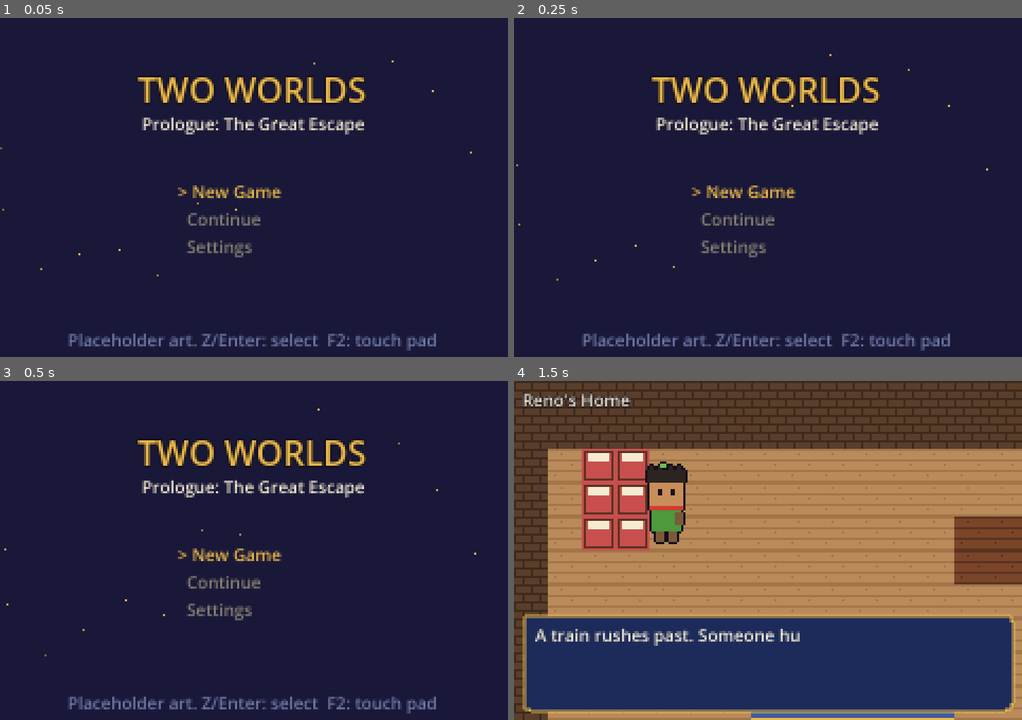
Above: before the commit, frames 1-4 (two rows, left to right).
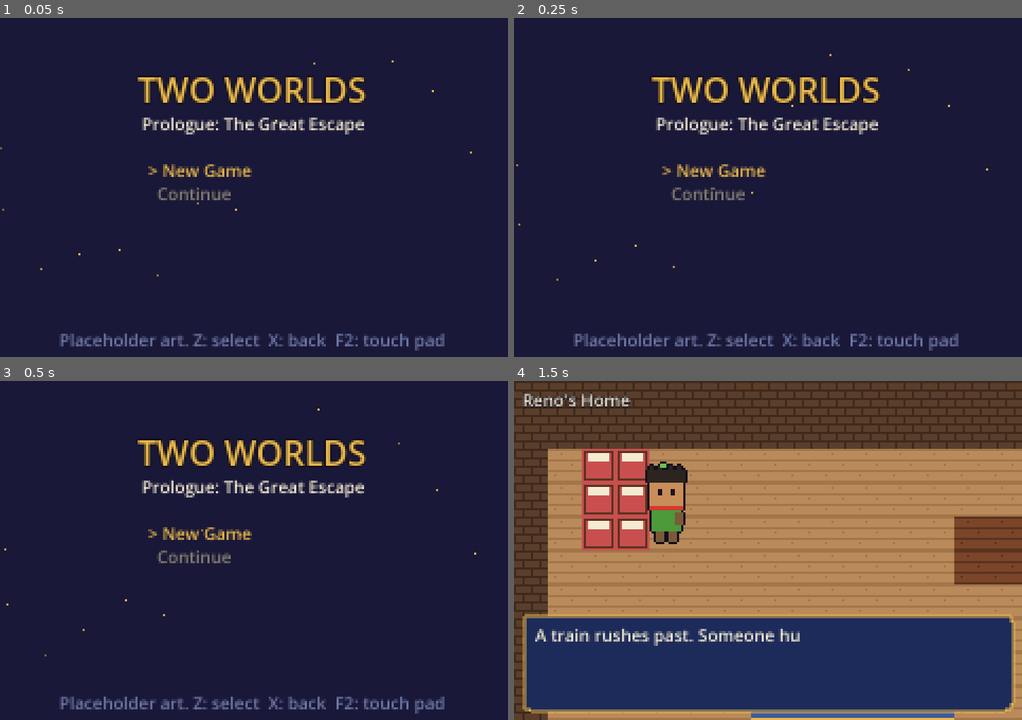
Above: after the commit, the same moments.

Repository: danrigor-ops/Two-worlds-rpg
Game: Godot game, scene res://scenes/boot.tscn
The game is run twice, just before and just after one commit, with the same random seed, the same clock (stepped at 60 frames per second) and the same inputs.
Inputs (mouse positions are in pixels of both pictures, inside the frame that each line leads up to):
- Up to frame 1 (0.05 s): no input
- Up to frame 2 (0.25 s): no input
- Up to frame 3 (0.5 s): no input
- Up to frame 4 (1.5 s): tap Enter at 0.5 s; move the mouse to (879, 533) at 0.52 s; hold Right (move_right) 0.53-1.25 s; tap Z (confirm) at 0.6 s; click (879, 533) at 0.67 s; tap Space at 0.77 s; drag from (666, 567) to (742, 618) at 1.27 s

The runs differ from the first frame. In frame 1, 3.1% of the frame differs, in the area x 11-88%, y 43-99%; in frame 2, 3.1%; in frame 3, 3.1%; in frame 4, nothing differs.

Commit message:
Add save slots, autosave and inventory rules (build step 6)
Three manual slots plus autosave with atomic writes, checksums and full
validation before anything is replaced. Export and import. Title Continue
and a System menu tab with timing-window and diagonal-movement settings.
All-or-nothing buying, half-price selling, key items that can't be sold
or stacked, and candies usable from the menu. New-game stats are now
whole numbers.

Co-Authored-By: Claude Opus 5.5 <noreply@anthropic.com>
Claude-Session: https://claude.ai/code/session_013j47NV2emoXWr5vyocyrVR

Diff:
--- a/autoload/game_state.gd
+++ b/autoload/game_state.gd
@@ -37,7 +37,7 @@
 	var quests := {}
 	for q: Dictionary in JsonUtil.load_dict(QUESTS_PATH).get("quests", []):
 		quests[q["id"]] = q.get("start", "locked")
-	return {
+	var d := {
 		"version": SCHEMA_VERSION,
 		"chapter": "prologue",
 		"map_id": NEW_GAME_MAP,
@@ -56,6 +56,8 @@
 		"playtime_sec": 0.0,
 		"settings": {"diagonal_movement": true, "timing_window_scale": 1.0, "instant_text": false},
 	}
+	_normalize(d)   # content JSON gives floats; stats are whole numbers
+	return d
 
 
 # --- Flags -------------------------------------------------------------------
@@ -160,6 +162,8 @@
 
 ## Adds (or with a negative n removes) consumables. Never goes below 0 or above the cap.
 func add_item(item_id: String, n: int = 1) -> bool:
+	if item_defs().get(item_id, {}).get("kind", "") == "key":
+		return false   # key items live in key_items and can't be stacked, used up or sold
 	var now := item_count(item_id)
 	var next := now + n
 	if next < 0 or next > STACK_CAP:
@@ -169,6 +173,51 @@
 	else:
 		data["inventory"][item_id] = next
 	return true
+
+
+## Buying is all-or-nothing: either money and items both change, or neither.
+func buy(item_id: String, price_cents: int, n: int = 1) -> bool:
+	var total := price_cents * n
+	var cents := int(data["wallet"]["human_cents"])
+	if n <= 0 or price_cents < 0 or total > cents or item_count(item_id) + n > STACK_CAP:
+		return false
+	if not add_item(item_id, n):
+		return false
+	data["wallet"]["human_cents"] = cents - total
+	return true
+
+
+## Ordinary shop goods sell for half price, rounded down. Key items can't be sold.
+func sell(item_id: String, price_cents: int, n: int = 1) -> bool:
+	if n <= 0 or item_count(item_id) < n or item_defs().get(item_id, {}).get("kind", "") == "key":
+		return false
+	add_item(item_id, -n)
+	data["wallet"]["human_cents"] = int(data["wallet"]["human_cents"]) + (price_cents / 2) * n
+	return true
+
+
+## Uses a healing item outside battle on the member with the lowest HP share.
+## Returns "" on success, or the reason it couldn't be used.
+func use_heal_item(item_id: String) -> String:
+	var heal := int(item_defs().get(item_id, {}).get("heal_hp", 0))
+	if heal <= 0:
+		return "That can't be used here."
+	if item_count(item_id) <= 0:
+		return "None left."
+	var target := ""
+	var best := 2.0
+	for id: String in party():
+		var m: Dictionary = data["members"][id]
+		var share := float(m["hp"]) / float(m["max_hp"])
+		if share < best:
+			best = share
+			target = id
+	if best >= 1.0:
+		return "Everyone is already full of energy."
+	add_item(item_id, -1)
+	var m: Dictionary = data["members"][target]
+	m["hp"] = mini(int(m["max_hp"]), int(m["hp"]) + heal)
+	return ""
 
 
 func add_dewdrops(n: int) -> bool:
--- /dev/null
+++ b/autoload/saves.gd
@@ -0,0 +1,143 @@
+extends Node
+## Save slots: three manual slots plus one autosave, as JSON files.
+##
+## Writes go to a temporary file first and are renamed over the old file
+## only after they are complete, so a crash can't leave a half-written slot.
+## Every file carries a checksum; loading checks it and validates the state
+## before replacing anything. A bad file is rejected and nothing changes.
+
+const FORMAT := "two-worlds-save"
+const SLOTS := ["auto", "1", "2", "3"]
+
+var save_dir := "user://saves/"
+var export_dir := "user://exports/"
+var import_path := "user://import.json"
+
+
+func slot_path(slot: String) -> String:
+	return save_dir + ("autosave" if slot == "auto" else "slot_" + slot) + ".json"
+
+
+func has_save(slot: String) -> bool:
+	return FileAccess.file_exists(slot_path(slot))
+
+
+func any_save() -> bool:
+	return SLOTS.any(has_save)
+
+
+## Builds the file contents for the current state.
+func pack() -> String:
+	var state := GameState.to_dict()
+	# Checksum the state as it will read back (JSON numbers become floats).
+	var body := JSON.stringify(JSON.parse_string(JSON.stringify(state)), "", true)
+	var map_name: String = MapData.load_map(state["map_id"]).name if MapData.exists(state["map_id"]) else state["map_id"]
+	return JSON.stringify({
+		"format": FORMAT,
+		"version": GameState.SCHEMA_VERSION,
+		"saved_at": int(Time.get_unix_time_from_system()),
+		"summary": {"map": map_name, "playtime_sec": int(state["playtime_sec"]), "leader": state["leader"]},
+		"checksum": body.sha256_text(),
+		"state": state,
+	}, "  ", true)
+
+
+## Checks file contents. Returns [errors, state].
+func unpack(text: String) -> Array:
+	var parsed: Variant = JSON.parse_string(text)
+	if typeof(parsed) != TYPE_DICTIONARY:
+		return [["not a JSON save file"], {}]
+	var d: Dictionary = parsed
+	if d.get("format") != FORMAT:
+		return [["not a Two Worlds save"], {}]
+	if typeof(d.get("state")) != TYPE_DICTIONARY:
+		return [["save has no game state"], {}]
+	var state: Dictionary = d["state"]
+	var errors: Array[String] = []
+	if JSON.stringify(state, "", true).sha256_text() != d.get("checksum", ""):
+		errors.append("checksum does not match (the file was changed or damaged)")
+	errors.append_array(GameState.validate(GameState.migrate(state.duplicate(true))))
+	return [errors, state]
+
+
+func save(slot: String) -> Array[String]:
+	if slot not in SLOTS:
+		return ["unknown slot %s" % slot]
+	return _write(slot_path(slot), pack())
+
+
+func autosave() -> Array[String]:
+	return save("auto")
+
+
+func load_slot(slot: String) -> Array[String]:
+	if not has_save(slot):
+		return ["slot %s is empty" % slot]
+	return load_text(FileAccess.get_file_as_string(slot_path(slot)))
+
+
+## Validates first; only a good save replaces the current state.
+func load_text(text: String) -> Array[String]:
+	var r := unpack(text)
+	var errors: Array[String] = []
+	errors.assign(r[0])
+	if not errors.is_empty():
+		return errors
+	return GameState.load_from_dict(r[1])
+
+
+func summary(slot: String) -> String:
+	if not has_save(slot):
+		return "(empty)"
+	var r := unpack(FileAccess.get_file_as_string(slot_path(slot)))
+	if not (r[0] as Array).is_empty():
+		return "(damaged)"
+	var d: Dictionary = JSON.parse_string(FileAccess.get_file_as_string(slot_path(slot)))
+	var s: Dictionary = d.get("summary", {})
+	var t := int(s.get("playtime_sec", 0))
+	return "%s  %d:%02d" % [s.get("map", "?"), t / 3600, (t / 60) % 60]
+
+
+## Copies a slot to the exports folder. Returns [errors, absolute path].
+func export_slot(slot: String) -> Array:
+	if not has_save(slot):
+		return [["slot %s is empty" % slot], ""]
+	var path := export_dir + "two-worlds-%s.json" % ("autosave" if slot == "auto" else "slot-" + slot)
+	var errors := _write(path, FileAccess.get_file_as_string(slot_path(slot)))
+	return [errors, ProjectSettings.globalize_path(path)]
+
+
+## Imports a save file into a slot. The slot is only replaced if the file
+## is a valid save.
+func import_into(slot: String, text: String) -> Array[String]:
+	var r := unpack(text)
+	var errors: Array[String] = []
+	errors.assign(r[0])
+	if not errors.is_empty():
+		return errors
+	return _write(slot_path(slot), text)
+
+
+func _write(path: String, text: String) -> Array[String]:
+	DirAccess.make_dir_recursive_absolute(path.get_base_dir())
+	var tmp := path + ".tmp"
+	var f := FileAccess.open(tmp, FileAccess.WRITE)
+	if f == null:
+		return ["can't write %s (%s)" % [tmp, error_string(FileAccess.get_open_error())]]
+	f.store_string(text)
+	f.close()
+	if FileAccess.get_file_as_string(tmp) != text:
+		DirAccess.remove_absolute(tmp)
+		return ["write check failed for %s" % path]
+	if FileAccess.file_exists(path):
+		DirAccess.remove_absolute(path)
+	var err := DirAccess.rename_absolute(tmp, path)
+	if err != OK:
+		return ["can't replace %s (%s)" % [path, error_string(err)]]
+	return []
+
+
+func delete_all() -> void:
+	for slot in SLOTS:
+		if has_save(slot):
+			DirAccess.remove_absolute(slot_path(slot))
--- a/project.godot
+++ b/project.godot
@@ -17,6 +17,7 @@
 InputManager="*res://autoload/input_manager.gd"
 Assets="*res://autoload/assets.gd"
 Quests="*res://autoload/quests.gd"
+Saves="*res://autoload/saves.gd"
 
 [display]
 
--- a/scripts/core/title.gd
+++ b/scripts/core/title.gd
@@ -1,11 +1,12 @@
 extends Control
 ## Title screen: New Game, Continue, Settings.
 
-const ITEMS := [
-	{"label": "New Game", "enabled": true, "note": ""},
-	{"label": "Continue", "enabled": false, "note": "Saving arrives in build step 6."},
-	{"label": "Settings", "enabled": false, "note": "Settings arrive in a later step."},
+const MAIN := [
+	{"label": "New Game", "enabled": true, "note": "", "value": "new"},
+	{"label": "Continue", "enabled": true, "note": "No saves yet.", "value": "continue"},
 ]
+
+var ITEMS: Array = []
 
 var index := 0
 var _labels: Array[Label] = []
@@ -16,6 +17,8 @@
 
 func _ready() -> void:
 	InputManager.set_base_mode(InputManager.Mode.TITLE)
+	ITEMS = MAIN.duplicate(true)
+	ITEMS[1]["enabled"] = Saves.any_save()
 	var bg := ColorRect.new()
 	bg.color = Color("#1a1838")
 	bg.size = Vector2(240, 160)
@@ -44,22 +47,22 @@
 	sub.size = Vector2(240, 12)
 	add_child(sub)
 
-	for i in ITEMS.size():
+	for i in 5:
 		var l := Label.new()
-		l.position = Vector2(84, 76 + i * 13)
-		l.size = Vector2(90, 12)
+		l.position = Vector2(70, 66 + i * 11)
+		l.size = Vector2(150, 11)
 		l.mouse_filter = Control.MOUSE_FILTER_STOP
 		l.gui_input.connect(_on_item_input.bind(i))
 		add_child(l)
 		_labels.append(l)
 	_note = Label.new()
 	_note.horizontal_alignment = HORIZONTAL_ALIGNMENT_CENTER
-	_note.position = Vector2(0, 120)
+	_note.position = Vector2(0, 124)
 	_note.size = Vector2(240, 12)
 	_note.add_theme_color_override("font_color", Color("#9fb0d8"))
 	add_child(_note)
 	var footer := Label.new()
-	footer.text = "Placeholder art. Z/Enter: select  F2: touch pad"
+	footer.text = "Placeholder art. Z: select  X: back  F2: touch pad"
 	footer.horizontal_alignment = HORIZONTAL_ALIGNMENT_CENTER
 	footer.position = Vector2(0, 146)
 	footer.size = Vector2(240, 12)
@@ -83,17 +86,32 @@
 		_refresh()
 	elif InputManager.just_pressed("confirm", mode):
 		_activate()
+	elif InputManager.just_pressed("cancel", mode) and ITEMS[0]["value"] != "new":
+		_show(MAIN)
 
 
 func _on_item_input(event: InputEvent, i: int) -> void:
+	if i >= ITEMS.size():
+		return
 	if event is InputEventMouseButton and event.pressed and event.button_index == MOUSE_BUTTON_LEFT:
 		index = i
 		_refresh()
 		_activate()
 
 
+func _show(items: Array) -> void:
+	ITEMS = items.duplicate(true)
+	if ITEMS[0]["value"] == "new":
+		ITEMS[1]["enabled"] = Saves.any_save()
+	index = 0
+	_refresh()
+
+
 func _refresh() -> void:
 	for i in _labels.size():
+		_labels[i].visible = i < ITEMS.size()
+		if i >= ITEMS.size():
+			continue
 		var item: Dictionary = ITEMS[i]
 		_labels[i].text = ("> " if i == index else "  ") + item["label"]
 		var c: Color = Assets.UI_GOLD if i == index else Assets.UI_TEXT
@@ -108,5 +126,22 @@
 	if not item["enabled"]:
 		_note.text = item["note"]
 		return
-	GameState.new_game()
-	get_tree().change_scene_to_file("res://scenes/exploration.tscn")
+	match item["value"]:
+		"new":
+			GameState.new_game()
+			get_tree().change_scene_to_file("res://scenes/exploration.tscn")
+		"continue":
+			var slots: Array = []
+			for slot in Saves.SLOTS:
+				if Saves.has_save(slot):
+					slots.append({"label": "%s  %s" % ["Auto" if slot == "auto" else "Slot " + slot, Saves.summary(slot)], "enabled": true, "note": "", "value": "slot:" + slot})
+			slots.append({"label": "Back", "enabled": true, "note": "", "value": "back"})
+			_show(slots)
+		"back":
+			_show(MAIN)
+		_:
+			var errors := Saves.load_slot(item["value"].trim_prefix("slot:"))
+			if not errors.is_empty():
+				_note.text = "Can't load: " + errors[0]
+				return
+			get_tree().change_scene_to_file("res://scenes/exploration.tscn")
--- a/scripts/exploration/exploration.gd
+++ b/scripts/exploration/exploration.gd
@@ -57,6 +57,7 @@
 	add_child(dialogue)
 	menu = PauseMenu.new()
 	add_child(menu)
+	menu.load_requested.connect(func() -> void: get_tree().change_scene_to_file.call_deferred("res://scenes/exploration.tscn"))
 	GameState.party_changed.connect(_on_party_changed)
 	GameState.flag_changed.connect(_on_flag_changed)
 	Quests.notice.connect(_on_notice)
@@ -392,6 +393,7 @@
 		if enc.has("outro_scene"):
 			dialogue.play_scene(enc["outro_scene"])
 			await dialogue.finished
+		Saves.autosave()
 	else:
 		# Ran away: step back so the encounter doesn't start again at once.
 		var lead := leader()
@@ -436,6 +438,8 @@
 	await t.finished
 	InputManager.pop_mode(InputManager.Mode.TRANSITION)
 	transitioning = false
+	# Safe moment to autosave: the transition is over and nothing is mid-change.
+	Saves.autosave()
 	if not notes.is_empty():
 		dialogue.show_lines(notes)
 	_run_on_enter()
--- a/scripts/ui/pause_menu.gd
+++ b/scripts/ui/pause_menu.gd
@@ -3,7 +3,12 @@
 ## Pause menu with Journal, Items and Party tabs. Owns input (MENU mode).
 ## Left/right switch tabs, up/down pick an entry, cancel or menu closes.
 
-const TABS := ["Journal", "Items", "Party"]
+const TABS := ["Journal", "Items", "Party", "System"]
+const VISIBLE_ROWS := 7
+const TIMING_STEPS := [1.0, 1.5, 2.0]
+const TIMING_NAMES := {1.0: "Normal", 1.5: "Relaxed", 2.0: "Very relaxed"}
+
+signal load_requested
 
 var tab := 0
 var row := 0
@@ -11,7 +16,8 @@
 var tab_labels: Array[Label] = []
 var list_label: Label
 var detail_label: Label
-var _rows: Array = []   # [{"text", "detail"}]
+var _rows: Array = []   # [{"text", "detail", "action": Callable -> String}]
+var _feedback := ""
 
 
 func _ready() -> void:
@@ -23,7 +29,7 @@
 	add_child(panel)
 	for i in TABS.size():
 		var l := Label.new()
-		l.position = Vector2(8 + i * 56, 3)
+		l.position = Vector2(8 + i * 54, 3)
 		panel.add_child(l)
 		tab_labels.append(l)
 	list_label = Label.new()
@@ -58,13 +64,19 @@
 	var m := InputManager.Mode.MENU
 	if InputManager.just_pressed("cancel", m) or InputManager.just_pressed("menu", m):
 		close()
+	elif InputManager.just_pressed("confirm", m) and not _rows.is_empty() and _rows[row].has("action"):
+		_feedback = _rows[row]["action"].call()
+		if visible:
+			_refresh()
 	elif InputManager.just_pressed("move_right", m):
 		tab = (tab + 1) % TABS.size()
 		row = 0
+		_feedback = ""
 		_refresh()
 	elif InputManager.just_pressed("move_left", m):
 		tab = (tab - 1 + TABS.size()) % TABS.size()
 		row = 0
+		_feedback = ""
 		_refresh()
 	elif InputManager.just_pressed("move_down", m) and not _rows.is_empty():
 		row = (row + 1) % _rows.size()
@@ -83,14 +95,21 @@
 			_rows = journal_rows()
 		"Items":
 			_rows = item_rows()
+		"Party":
+			_rows = party_rows()
 		_:
-			_rows = party_rows()
+			_rows = system_rows()
 	row = clampi(row, 0, maxi(0, _rows.size() - 1))
+	var first := clampi(row - VISIBLE_ROWS / 2, 0, maxi(0, _rows.size() - VISIBLE_ROWS))
 	var lines: PackedStringArray = []
-	for i in _rows.size():
+	for i in range(first, mini(_rows.size(), first + VISIBLE_ROWS)):
 		lines.append(("> " if i == row else "  ") + str(_rows[i]["text"]))
 	list_label.text = "\n".join(lines) if not lines.is_empty() else "  (nothing yet)"
-	detail_label.text = _rows[row]["detail"] if not _rows.is_empty() else ""
+	if _feedback != "":
+		detail_label.text = _feedback
+		_feedback = ""
+	else:
+		detail_label.text = _rows[row]["detail"] if not _rows.is_empty() else ""
 
 
 static func journal_rows() -> Array:
@@ -115,7 +134,13 @@
 	for k: String in GameState.data["key_items"]:
 		rows.append({"text": "* " + defs.get(k, {}).get("name", k), "detail": defs.get(k, {}).get("text", "")})
 	for i: String in GameState.data["inventory"]:
-		rows.append({"text": "%s x%d" % [defs.get(i, {}).get("name", i), GameState.item_count(i)], "detail": defs.get(i, {}).get("text", "")})
+		var row := {"text": "%s x%d" % [defs.get(i, {}).get("name", i), GameState.item_count(i)], "detail": defs.get(i, {}).get("text", "")}
+		if defs.get(i, {}).has("heal_hp"):
+			row["detail"] += " Press A to use."
+			row["action"] = func() -> String:
+				var why := GameState.use_heal_item(i)
+				return why if why != "" else "Used one. Someone feels better!"
+		rows.append(row)
 	return rows
 
 
@@ -129,3 +154,51 @@
 			"detail": "ATK %d  DEF %d  MAG %d  RES %d  SPD %d" % [s["atk"], s["def"], s["mag"], s["res"], s["spd"]],
 		})
 	return rows
+
+
+func system_rows() -> Array:
+	var rows: Array = []
+	for slot in ["1", "2", "3"]:
+		rows.append({"text": "Save to slot %s  %s" % [slot, Saves.summary(slot)], "detail": "Save your progress here.",
+			"action": func() -> String:
+				var e := Saves.save(slot)
+				return "Saved to slot %s." % slot if e.is_empty() else "Couldn't save: " + e[0]})
+	for slot in ["auto", "1", "2", "3"]:
+		var label: String = "Auto" if slot == "auto" else slot
+		rows.append({"text": "Load %s  %s" % [label, Saves.summary(slot)], "detail": "Load this save. Unsaved progress is lost.",
+			"action": func() -> String:
+				var e := Saves.load_slot(slot)
+				if not e.is_empty():
+					return "Couldn't load: " + e[0]
+				close()
+				load_requested.emit()
+				return ""})
+	for slot in ["auto", "1", "2", "3"]:
+		if Saves.has_save(slot):
+			rows.append({"text": "Export %s" % ("Auto" if slot == "auto" else "slot " + slot), "detail": "Copy this save to a file you can back up.",
+				"action": func() -> String:
+					var r := Saves.export_slot(slot)
+					return "Exported to " + r[1] if (r[0] as Array).is_empty() else "Couldn't export: " + r[0][0]})
+	rows.append({"text": "Import into slot 3", "detail": "Reads %s. Slot 3 is only replaced if the file is a valid save." % ProjectSettings.globalize_path(Saves.import_path),
+		"action": func() -> String:
+			if not FileAccess.file_exists(Saves.import_path):
+				return "No file at " + ProjectSettings.globalize_path(Saves.import_path)
+			var e := Saves.import_into("3", FileAccess.get_file_as_string(Saves.import_path))
+			return "Imported into slot 3." if e.is_empty() else "Not imported: " + e[0]})
+	var scale := float(GameState.setting("timing_window_scale"))
+	rows.append({"text": "Timing windows: %s" % TIMING_NAMES.get(scale, str(scale)), "detail": "Wider windows make timed hits and dodges easier.",
+		"action": func() -> String:
+			var i := TIMING_STEPS.find(scale)
+			GameState.data["settings"]["timing_window_scale"] = TIMING_STEPS[(i + 1) % TIMING_STEPS.size()]
+			return ""})
+	var diag: bool = GameState.setting("diagonal_movement")
+	rows.append({"text": "Diagonal moves: %s" % ("On" if diag else "Off"), "detail": "Off keeps movement to four directions.",
+		"action": func() -> String:
+			GameState.data["settings"]["diagonal_movement"] = not diag
+			return ""})
+	rows.append({"text": "Quit to title", "detail": "Unsaved progress is lost.",
+		"action": func() -> String:
+			close()
+			get_tree().change_scene_to_file.call_deferred("res://scenes/title.tscn")
+			return ""})
+	return rows
--- a/tests/test_suite.gd
+++ b/tests/test_suite.gd
@@ -7,7 +7,7 @@
 var _passed := 0
 var _failed: Array[String] = []
 var _sections_done := 0
-const SECTIONS := 10
+const SECTIONS := 11
 
 
 func check(cond: bool, label: String) -> void:
@@ -21,6 +21,10 @@
 func run(t: SceneTree) -> int:
 	tree = t
 	root = t.root
+	var saves: Node = root.get_node("Saves")
+	saves.save_dir = "user://test_saves/"
+	saves.export_dir = "user://test_exports/"
+	saves.delete_all()
 	var gs: Node = root.get_node("GameState")
 	var im: Node = root.get_node("InputManager")
 	var assets: Node = root.get_node("Assets")
@@ -60,6 +64,9 @@
 
 	print("Whispering Roots puzzles")
 	await _test_roots(gs, im)
+
+	print("Inventory and saving")
+	await _test_saves(gs, im)
 
 	_sections_done += 1
 	print("\n%d passed, %d failed" % [_passed, _failed.size()])
@@ -642,3 +649,87 @@
 	root.remove_child(scene)
 	scene.free()
 	_sections_done += 1
+
+
+
+func _test_saves(gs: Node, im: Node) -> void:
+	var saves: Node = root.get_node("Saves")
+	saves.delete_all()
+	gs.new_game()
+	check(not saves.any_save(), "no saves at first")
+
+	# Money and items.
+	gs.data["wallet"]["human_cents"] = 40
+	check(not gs.buy("item_dewdrop_candy", 15, 3), "can't buy more than you can afford")
+	check(gs.data["wallet"]["human_cents"] == 40 and gs.item_count("item_dewdrop_candy") == 0, "a failed purchase changes nothing")
+	check(gs.buy("item_dewdrop_candy", 15, 2) and gs.data["wallet"]["human_cents"] == 10, "buying takes the money and gives the items")
+	check(gs.sell("item_dewdrop_candy", 15, 1) and gs.data["wallet"]["human_cents"] == 17, "selling gives half price rounded down (7 cents)")
+	gs.add_key_item("item_lantern")
+	check(not gs.sell("item_lantern", 100) and not gs.add_item("item_lantern", 1), "key items can't be sold or stacked")
+	gs.data["members"]["lumi"] = gs.data["members"]["lumi"]
+	gs.add_member("lumi")
+	gs.data["members"]["reno"]["hp"] = 10
+	check(gs.use_heal_item("item_dewdrop_candy") == "" and gs.data["members"]["reno"]["hp"] == 30, "a candy heals the most hurt hero by 20")
+	check(gs.use_heal_item("item_dewdrop_candy") != "", "with none left it says so")
+
+	# Slots.
+	gs.set_flag("lumi_joined")
+	check(saves.save("1").is_empty() and saves.has_save("1"), "saving to slot 1 works")
+	var saved: Dictionary = gs.to_dict()
+	gs.new_game()
+	check(saves.load_slot("1").is_empty(), "loading slot 1 works")
+	check(gs.get_flag("lumi_joined") and gs.data["wallet"]["human_cents"] == 17 and gs.has_key_item("item_lantern"), "loading restores flags, money and key items")
+	check(JSON.stringify(gs.to_dict()) == JSON.stringify(saved), "the loaded state matches what was saved")
+	check(not saves.load_slot("2").is_empty(), "an empty slot can't be loaded")
+
+	# Damaged and tampered files are rejected without touching anything.
+	var good := FileAccess.get_file_as_string(saves.slot_path("1"))
+	check(not saves.load_text("{ not json").is_empty(), "invalid JSON is rejected")
+	check(not saves.load_text(good.replace("\"human_cents\": 17", "\"human_cents\": 99999")).is_empty(), "a hand-edited save fails its checksum")
+	var d: Dictionary = JSON.parse_string(good)
+	d["state"]["wallet"]["human_cents"] = -5
+	d["checksum"] = JSON.stringify(d["state"], "", true).sha256_text()
+	check(not saves.load_text(JSON.stringify(d)).is_empty(), "a save with negative money is rejected even with a matching checksum")
+	check(JSON.stringify(gs.to_dict()) == JSON.stringify(saved), "rejected loads leave the current game untouched")
+	check(not saves.import_into("1", "{\"format\": \"nope\"}").is_empty(), "importing a bad file is refused")
+	check(FileAccess.get_file_as_string(saves.slot_path("1")) == good, "and the good slot is not overwritten")
+	check(saves.import_into("2", good).is_empty() and saves.load_slot("2").is_empty(), "importing a good file into slot 2 works")
+	var ex: Array = saves.export_slot("1")
+	check((ex[0] as Array).is_empty() and FileAccess.file_exists(saves.export_dir + "two-worlds-slot-1.json"), "export writes a backup file")
+
+	# Autosave after a map transition, not during it.
+	saves.delete_all()
+	gs.new_game()
+	gs.data["settings"]["instant_text"] = true
+	gs.set_flag("p00_seen")
+	var scene: Node = load("res://scenes/exploration.tscn").instantiate()
+	root.add_child(scene)
+	tree.current_scene = scene
+	await _wait(3)
+	scene.leader().place_at(MapData.cell_to_feet(Vector2i(10, 13)), "down")
+	Input.action_press("move_down")
+	var saved_during := false
+	for i in 30:
+		await tree.physics_frame
+		if im.current_mode() == im.Mode.TRANSITION and saves.has_save("auto"):
+			saved_during = true
+	Input.action_release("move_down")
+	await _wait_transition(im)
+	check(not saved_during, "no autosave in the middle of a transition")
+	check(saves.has_save("auto"), "autosave after arriving in a new map")
+	gs.new_game()
+	check(saves.load_slot("auto").is_empty() and gs.data["map_id"] == "KA-01", "the autosave resumes in Root Square")
+	await _finish_dialogue(im)
+
+	# Menu: System tab saves.
+	await _tap("menu")
+	for k in 3:
+		await _tap("move_right")
+	check(scene.menu.TABS[scene.menu.tab] == "System", "the menu has a System tab")
+	await _tap("confirm")
+	check(saves.has_save("1"), "Save to slot 1 from the menu")
+	await _tap("cancel")
+	root.remove_child(scene)
+	scene.free()
+	saves.delete_all()
+	_sections_done += 1
Not shown, added: autoload/saves.gd.uid
